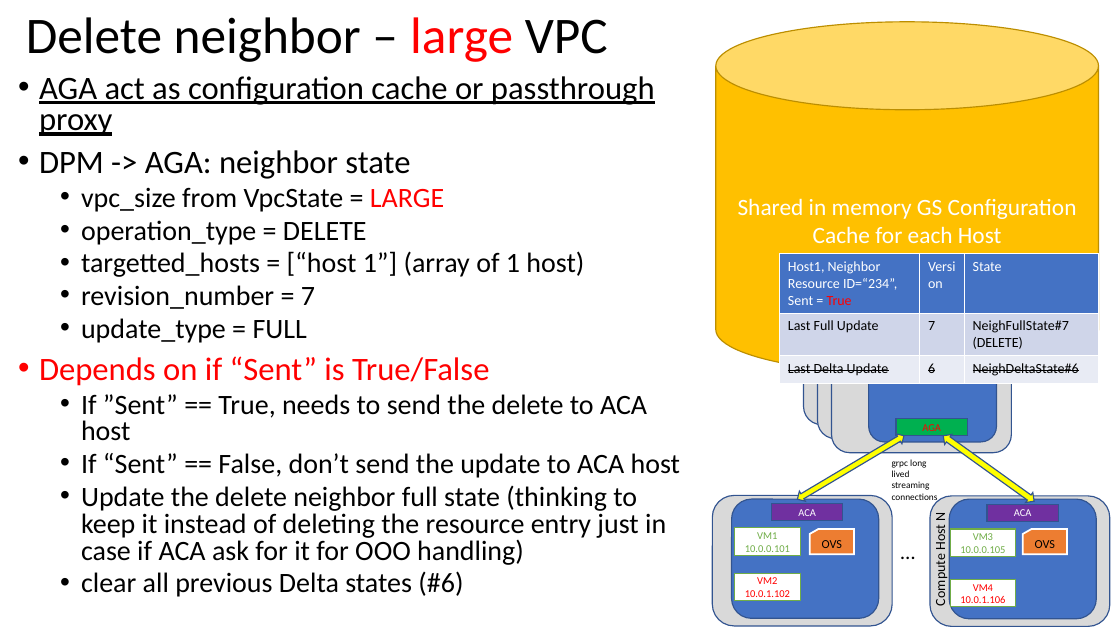
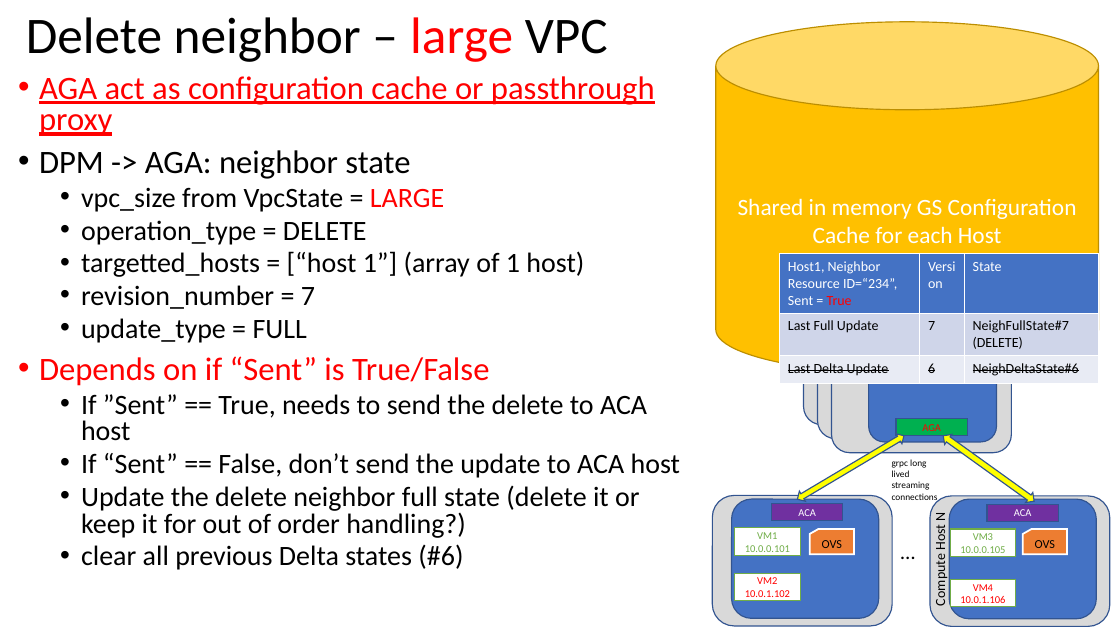
Before and after one commit to futurewei-cloud/alcor, a slide deck: slide 12 of docs/modules/ROOT/pages/high_level/AGA_design.pptx. Drawn at 1120x630 pixels with LibreOffice and Linux fonts; fonts in the diff are those of the drawing. Boxes give left, top, right and bottom in pixels: in the first picture for what was removed or moved away, otherwise in the second. Text is boxed around its words. In the diff, an @@ line names an element or a change of style, - is before the commit and + after.

```diff
--- a/docs/modules/ROOT/pages/high_level/AGA_design.pptx
+++ b/docs/modules/ROOT/pages/high_level/AGA_design.pptx
@@ text at [39, 76, 655, 136]: text colour #000000 to #FF0000 in "AGA act as configuration cache or passthrough ..." @@
@@ text at [81, 486, 640, 538]: text changed @@
-  • Update the delete neighbor full state (thinking to keep it instead of deleting the resource entry just in case if ACA ask for it for OOO handling)
+  • Update the delete neighbor full state (delete it or keep it for out of order handling?)
```
Also in this commit, not shown: 17 other slides changed.
